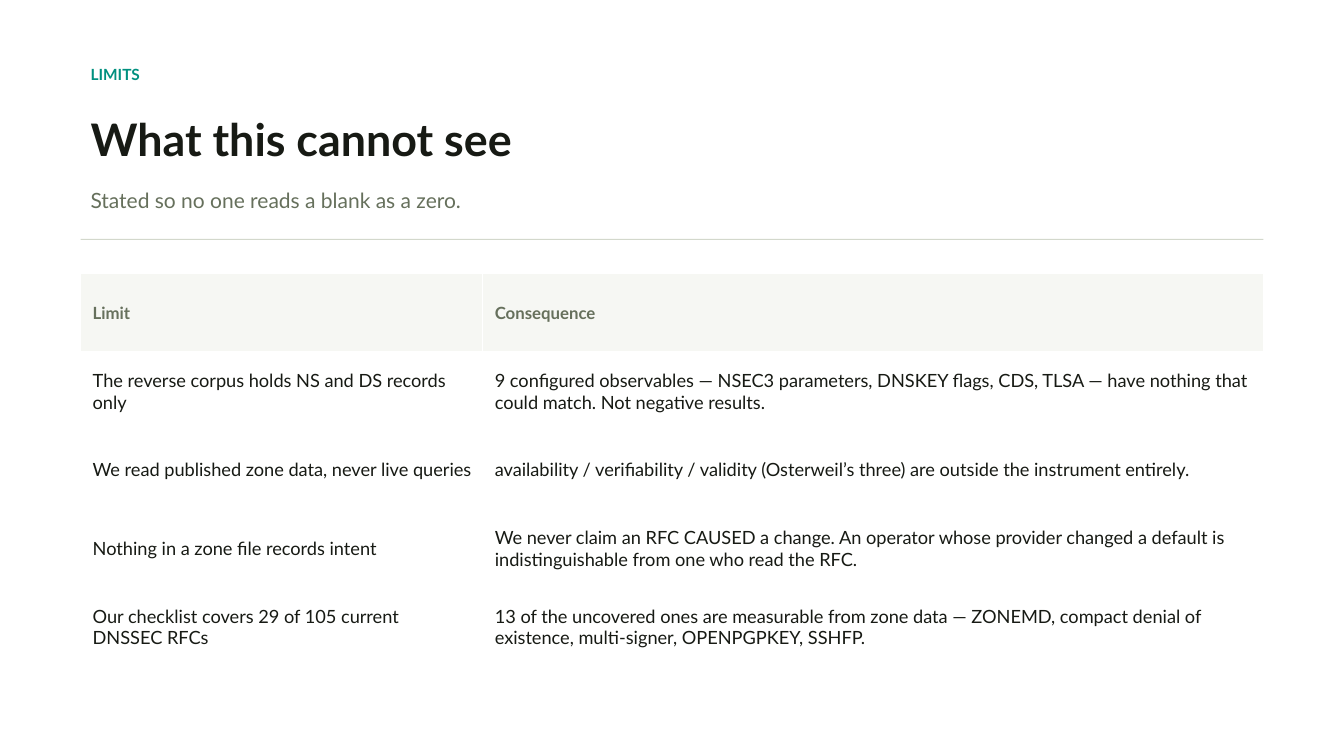
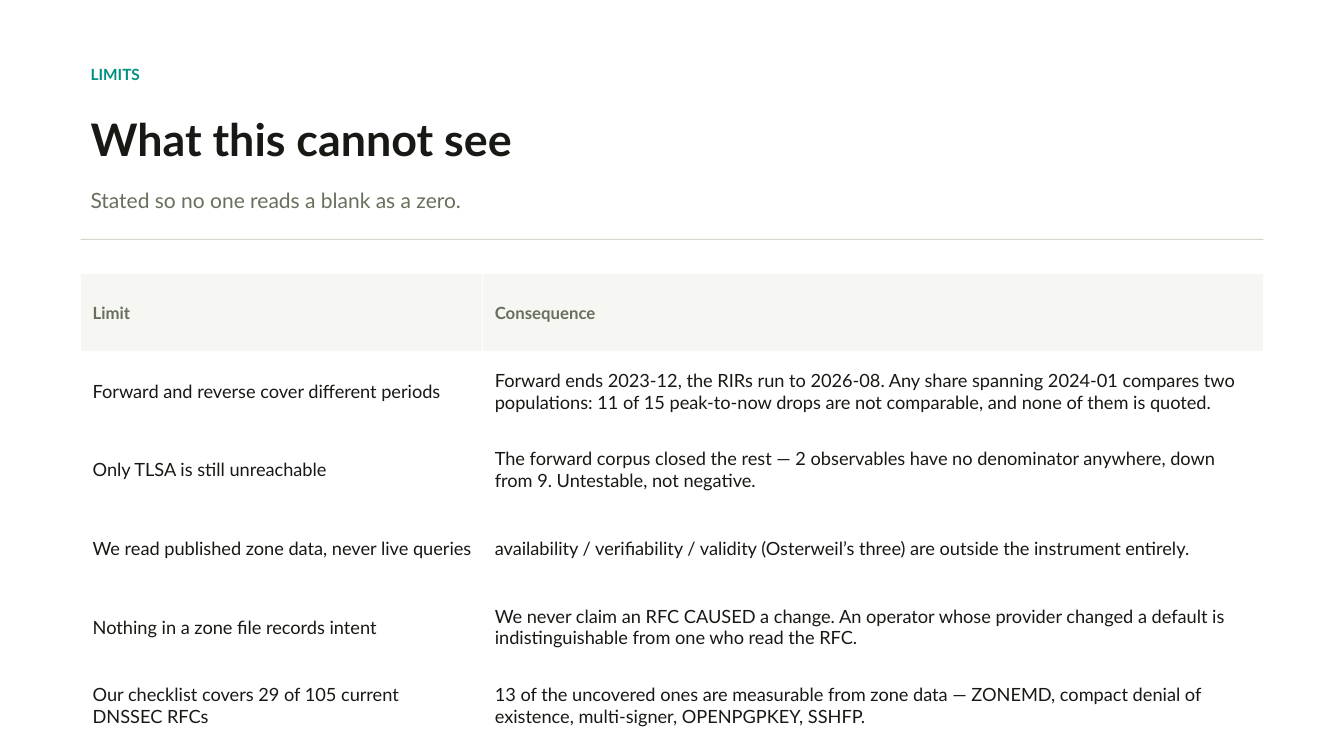
Before and after one commit to j776w781/rfc_adoption, a slide deck: slide 14 of out/analysis/dnssec_framework.pptx. Drawn at 1344x756 pixels with LibreOffice and Linux fonts; fonts in the diff are those of the drawing. Boxes give left, top, right and bottom in pixels: in the first picture for what was removed or moved away, otherwise in the second. Text is boxed around its words. In the diff, an @@ line names an element or a change of style, - is before the commit and + after.

```diff
--- a/out/analysis/dnssec_framework.pptx
+++ b/out/analysis/dnssec_framework.pptx
@@ table at box(81, 273, 1263, 745) @@
-row 2: The reverse corpus holds NS and DS records only | 9 configured observables — NSEC3 parameters, DNSKEY flags, CDS, TLSA — have nothing that could match. Not negative results.
+row 2: Forward and reverse cover different periods | Forward ends 2023-12, the RIRs run to 2026-08. Any share spanning 2024-01 compares two populations: 11 of 15 peak-to-now drops are not comparable, and none of them is quoted.
+row 3: Only TLSA is still unreachable | The forward corpus closed the rest — 2 observables have no denominator anywhere, down from 9. Untestable, not negative.
```
Also in this commit, not shown: 6 other slides changed, 2 other files.
